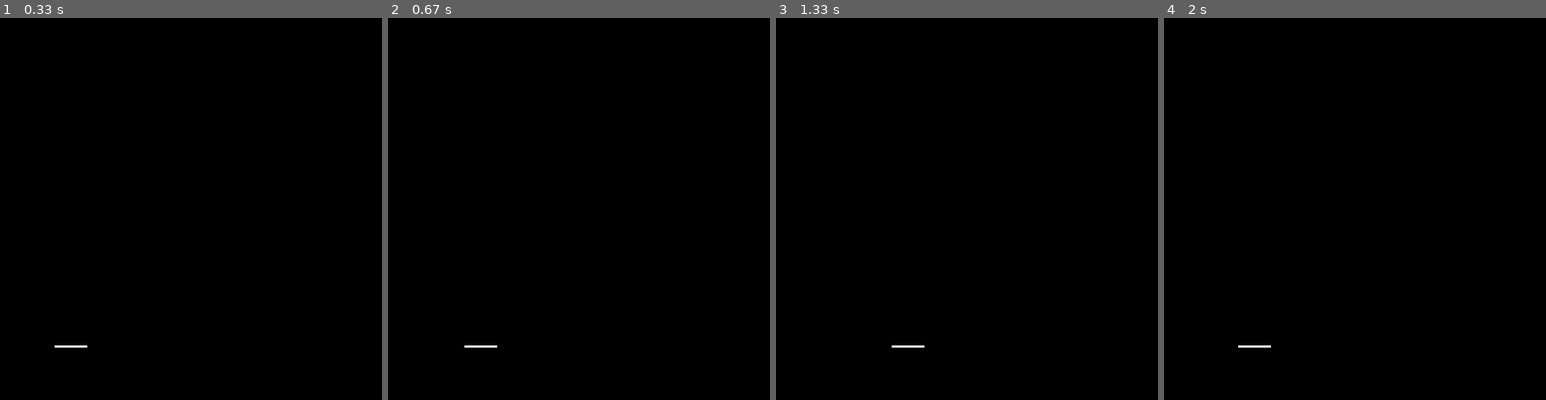
Above: before the commit, frames 1-4 (left to right).
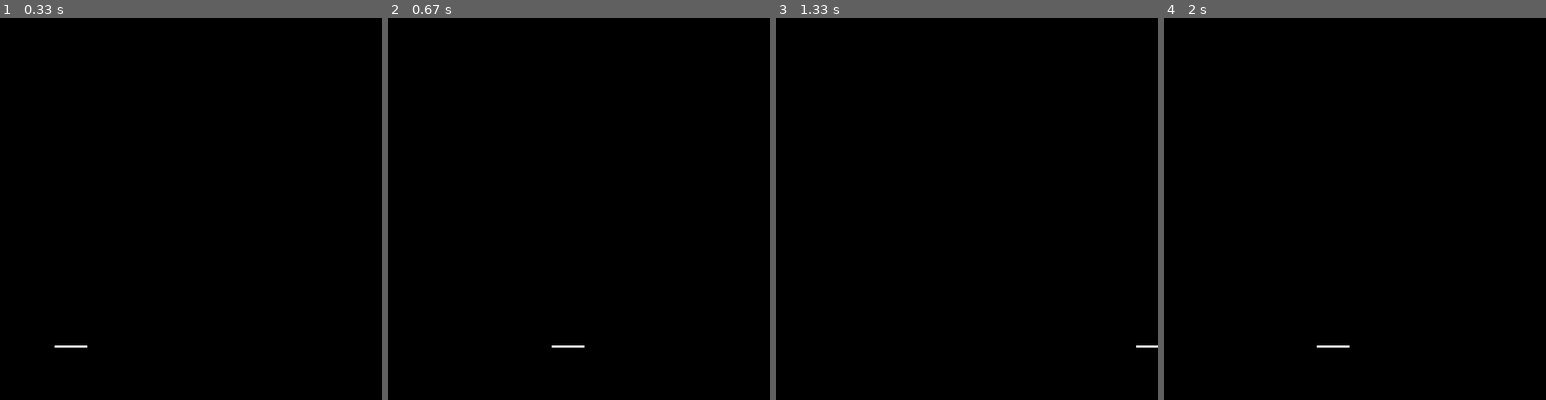
Above: after the commit, the same moments.

Repository: SkovanskiyS/40-projects-40-days
Game: pygame game, started from learning python/8 project/animation_practice/main.py
The game is run twice, just before and just after one commit, with the same random seed, the same clock (stepped at 60 frames per second) and the same inputs.
Inputs:
- Up to frame 1 (0.33 s): no input
- Up to frame 2 (0.67 s): hold Right from 0.33 s (still down)
- Up to frame 3 (1.33 s): release Right at 0.8 s; hold Right 0.83-1.3 s
- Up to frame 4 (2 s): hold Left 1.33-1.87 s; hold Left from 1.9 s (still down)

Frame 1 is identical in both runs. In frame 2, 0.1% of the frame differs, in the area x 20-52%, y 85-87%; in frame 3, less than 0.1%; in frame 4, 0.1%.

Commit message:
git init

Diff:
--- a/learning python/8 project/PyGameMain.py
+++ b/learning python/8 project/PyGameMain.py
@@ -3,7 +3,7 @@
 pygame.init()
 W = 512
 H = 512
-screen = pygame.display.set_mode((0, 0),pygame.FULLSCREEN)
+screen = pygame.display.set_mode((0, 0), pygame.FULLSCREEN)
 img = pygame.image.load('img/randomPic2.png')
 pygame.display.set_icon(img)
 pygame.display.set_caption('Glitc-in-the-Head')  # GITH
@@ -12,20 +12,19 @@
 # screen.blit(square, (W / 2-25, H / 2-25))
 # pygame.display.update()
 
-text_fonts = pygame.font.Font("fonts/Roboto-Bold.ttf",40)
-text_surface = text_fonts.render("Hello, World",True,'White','Green')
-i=0
+text_fonts = pygame.font.Font("fonts/Roboto-Bold.ttf", 40)
+text_surface = text_fonts.render("Hello, World", True, 'White', 'Green')
+i = 0
 
 while run:
     # screen.blit(pygame.transform.scale(img, (3, 210)),(100,20))
     # screen.blit(pygame.transform.scale(img, (3, 210)),(100,20))
     # #screen.blit(text_surface,(30,30))
     pygame.display.set_mode((i, i))
-    i+=1
+    i += 1
     for event in pygame.event.get():
         if event.type == pygame.QUIT:
             run = False
     pygame.display.update()
 
-
 pygame.quit()
--- a/learning python/8 project/animation_practice/main.py
+++ b/learning python/8 project/animation_practice/main.py
@@ -1,7 +1,5 @@
 import random
 import time
-
-#ЗАЛУПА КОРОЧ
 
 import pygame
 import pymunk.pygame_util
@@ -13,16 +11,16 @@
 running = True
 X = 100
 Y = 600
-speed = 1
+speed = 10
 models = []
 clock_ = pygame.time.Clock()
-FPS = 12312
+FPS = 60
 W_RECT = 60
 H_RECT = 4
 animation_count = 0
 
 pymunk.pygame_util.positive_y_is_up = False
-#переменные Pymunk
+# переменные Pymunk
 
 draw_options = pymunk.pygame_util.DrawOptions(screen)
 for i in range(1, 10):
@@ -31,26 +29,26 @@
 ball_x = 20
 ball_y = 20
 
-
 while running:
-
     get_pressed = pygame.key.get_pressed()
     screen.fill((0, 0, 0))
+    ball_y += 5
 
     if X <= -70:
         X = 700
     elif X >= 700:
         X = -70
-
     if get_pressed[pygame.K_RIGHT]:
         X += speed
     elif get_pressed[pygame.K_LEFT]:
         X -= speed
+
     pygame.draw.rect(screen, "White", (X, Y, W_RECT, H_RECT))
-    pygame.display.flip()
+
     for i in pygame.event.get():
         if i.type == pygame.QUIT:
             running = False
 
+    pygame.display.update()
     clock_.tick(FPS)
 pygame.quit()
--- /dev/null
+++ b/learning python/8 project/glitch-in-the-head/main.py
@@ -0,0 +1,78 @@
+import pygame
+
+WIDTH = 800
+HEIGHT = 800
+FPS = 60
+a = 0
+
+
+class Rocket:
+    w = 20
+    h = 50
+
+    def __int__(self, surface, color):
+        self.surf = surface
+        self.color = color
+
+        self.x = surface.get_width() // 2 - Rocket.w
+        self.y = surface.get_height() // 2 - Rocket.h
+
+    def fly(self):
+        pygame.draw.rect(self.surf, self.color, (self.x, self.y, Rocket.w, Rocket.h))
+        self.y -= 3
+
+        if self.y < -Rocket.h:
+            self.y = HEIGHT
+
+
+def main():
+    pygame.init()
+    clock = pygame.time.Clock()
+    screen = pygame.display.set_mode((WIDTH, HEIGHT))
+    run = True
+    surf_left = pygame.Surface((WIDTH // 2, HEIGHT))
+    surf_left.fill("White")
+    surf_right = pygame.Surface((WIDTH // 2, HEIGHT))
+    screen.blit(surf_left, (0, 0))
+    screen.blit(surf_right, (WIDTH // 2, 0))
+    rocket_left = Rocket(surf_left,"Black")
+    rocket_right = Rocket(surf_right,"White")
+    active_left = False
+    active_right = False
+    while run:
+
+        screen.fill((255, 255, 255))
+        for event in pygame.event.get():
+            if event.type == pygame.QUIT:
+                run = False
+            elif event.type == pygame.MOUSEBUTTONDOWN:
+                if event.pos[0] < WIDTH // 2:
+                    # то активируем левую,
+                    # отключаем правую
+                    active_left = True
+                    active_right = False
+                elif event.pos[0] > WIDTH // 2:
+                    # иначе - наоборот
+                    active_right = True
+                    active_left = False
+
+        if active_left:
+            # Если активна левая поверхность,
+            # то заливаем только ее цветом,
+            surf_left.fill("WHITE")
+            # поднимаем ракету,
+            rocket_left.fly()
+            # заново отрисовываем левую
+            # поверхность на главной.
+            screen.blit(surf_left, (0, 0))
+        elif active_right:
+            surf_right.fill("BLACK")
+            rocket_right.fly()
+            screen.blit(surf_right, (WIDTH // 2, 0))
+        pygame.display.update()
+        clock.tick(FPS)
+    pygame.quit()
+
+
+if __name__ == '__main__':
+    main()
--- /dev/null
+++ b/learning python/8 project/glitch-in-the-head/player.py
@@ -0,0 +1,9 @@
+import pygame
+
+WIDTH = 600
+HEIGHT = 600
+
+
+class Player(pygame.sprite.Sprite):
+    def __int__(self):
+        pass
Binary file added: learning python/8 project/glitch-in-the-head/Untitled1.png
Binary file added: learning python/8 project/glitch-in-the-head/Untitled2.png
